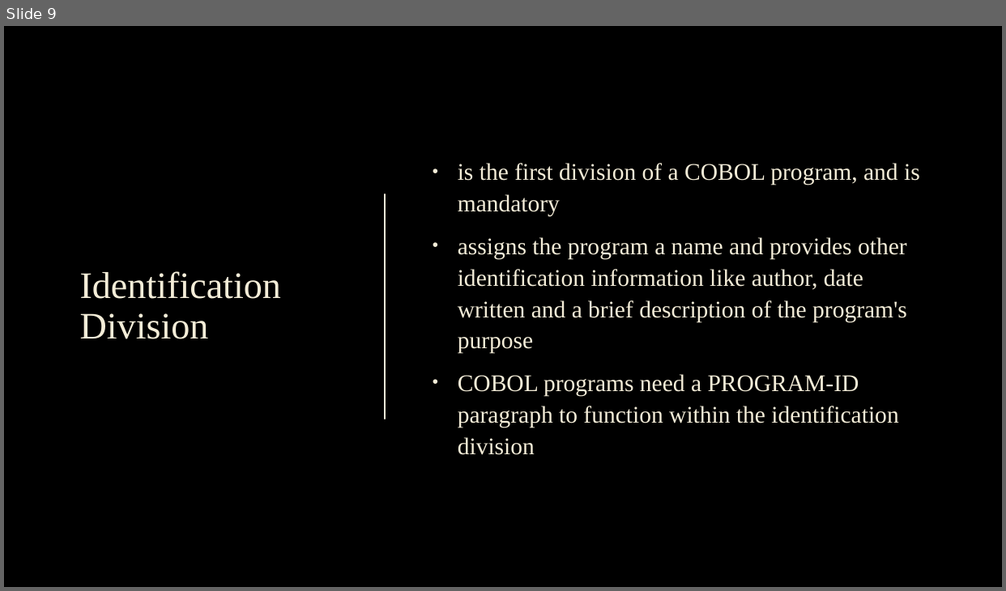
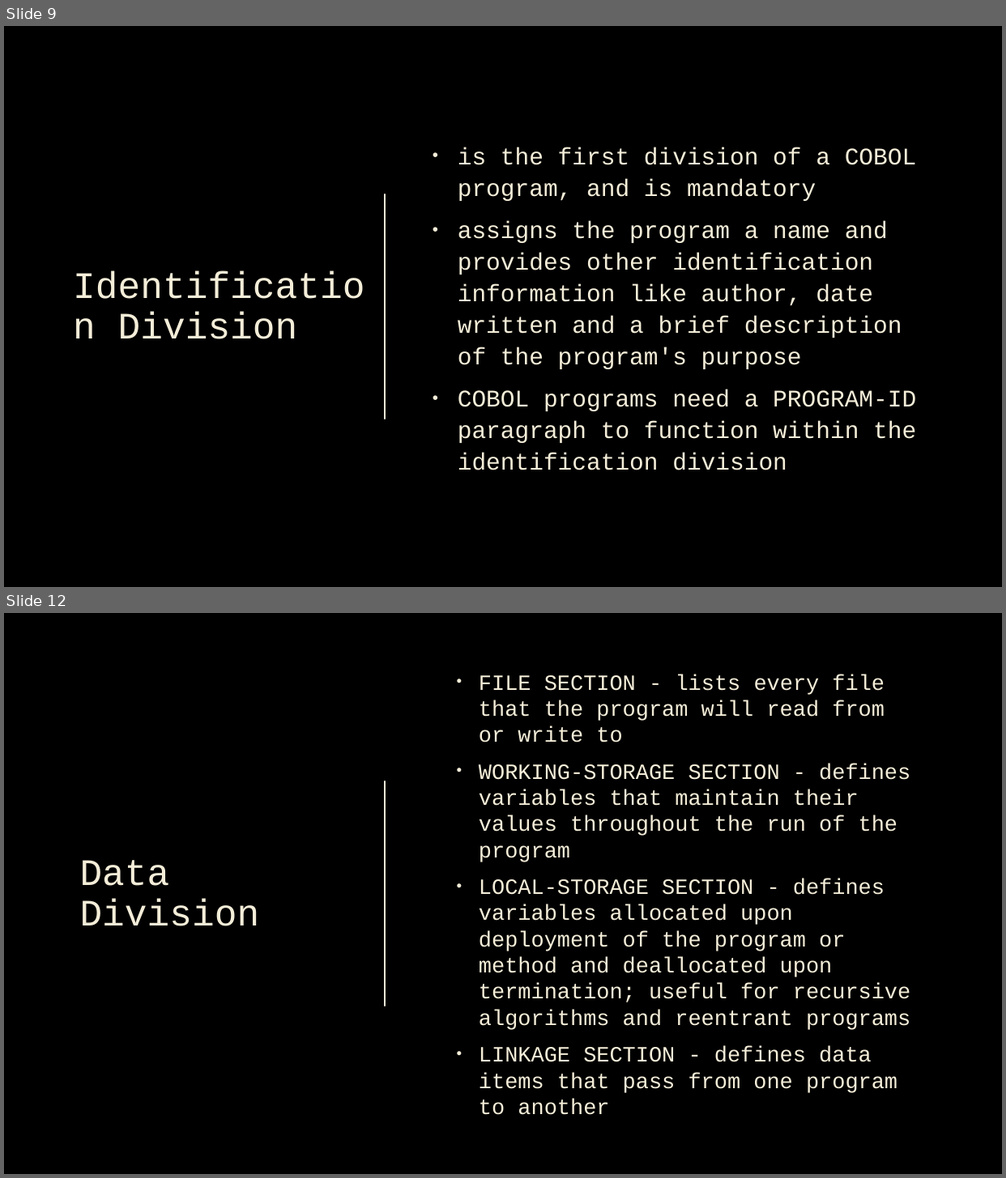
Before and after one commit to n1zuu/cobol-stack-demo, a slide deck: cobol/cobol.pptx. Shown one above the other, each under a label of ours: slide 9 before the commit, slides 9 and 12 after it; the slides between them are not shown. The pictures are 1006x591 and 1006x1178 pixels, drawn with LibreOffice and Linux fonts; fonts in the diff are those of the drawing; background and template pictures are left out. Boxes give left, top, right and bottom in pixels: in the first picture for what was removed or moved away, otherwise in the second. Text is boxed around its words. In the diff, an @@ line names an element or a change of style, - is before the commit and + after.

Commit message:
added program structure and variable declaration sections

```diff
--- a/cobol/cobol.pptx
+++ b/cobol/cobol.pptx
@@ slide 12 added at [4,613,1002,1174], background picture (left out) @@
@@ text added at [479,675,910,1115], 21 pt, text #F4EDD8 @@
+  • FILE SECTION - lists every file that the program will read from or write to
+  • WORKING-STORAGE SECTION - defines variables that maintain their values throughout the run of the program
+  • LOCAL-STORAGE SECTION - defines variables allocated upon deployment of the program or method and deallocated upon termination; useful for recursive algorithms and reentrant programs
+  • LINKAGE SECTION - defines data items that pass from one program to another
@@ line added from (385, 781) to (385, 1006), #F4EDD8 1.5 pt @@
@@ title added at [80,860,260,926], 36 pt, text #F4EDD8 @@
+Data
+Division
@@ slide 9 changed as well @@
@@ title "Identification Division" at [118,312,298,339]: font Times New Roman to Courier New @@
@@ title "Identification Division": place and size @@
-title "Identification Division" at [80,271,282,339]
+title "Identification Division" at [118,312,298,339]
@@ text "is the first division of ..." at [458,148,917,471]: font Times New Roman to Courier New @@
```
Also in this commit, not shown: 8 other slides changed, 4 other slides added.
